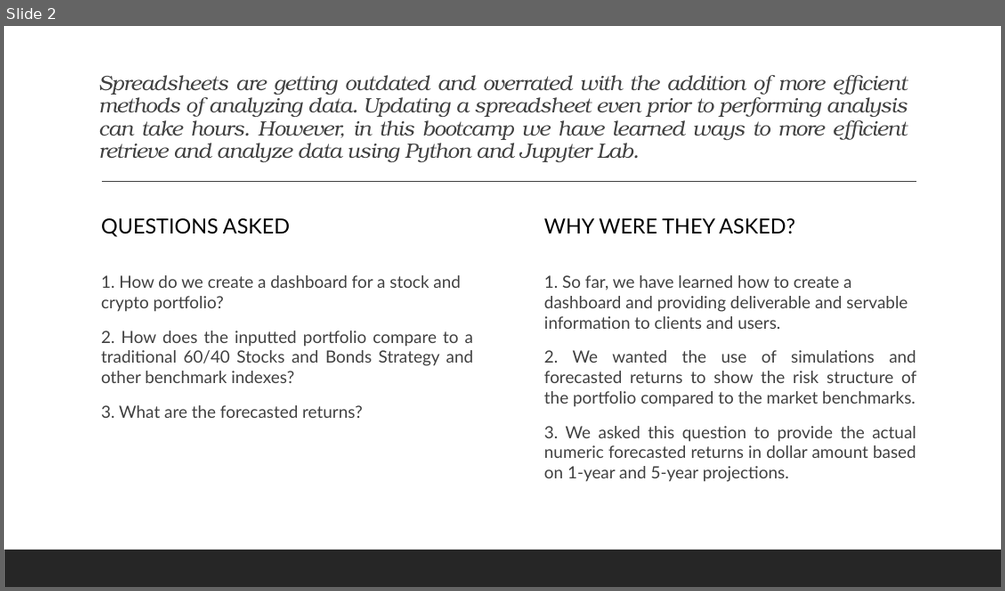
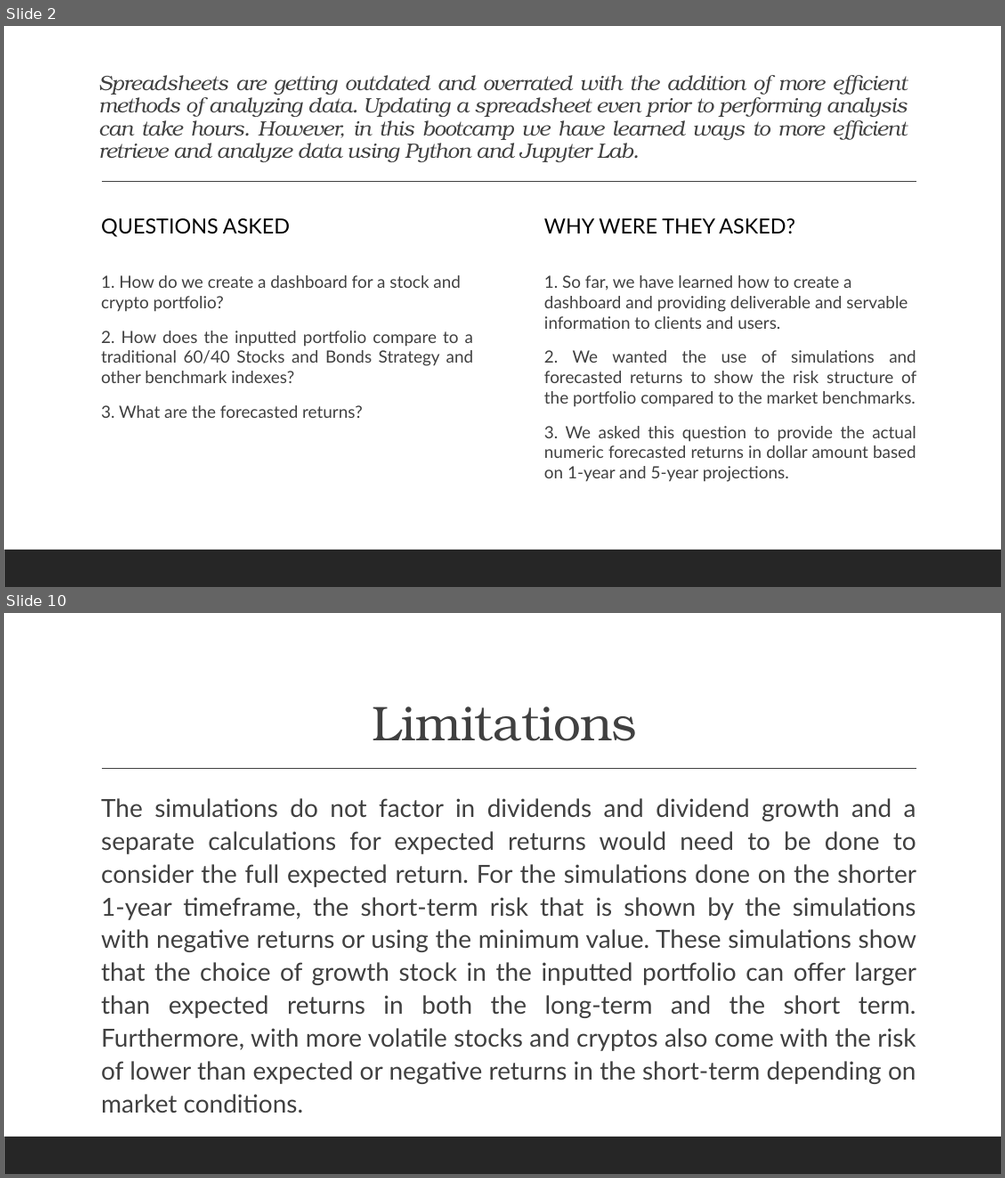
Before and after one commit to JordanCandido/Portfolio-Analysis-and-Monte-Carlo-Simulations, a slide deck: Project 1 ppt.pptx. Shown one above the other, each under a label of ours: slide 2 before the commit, slides 2 and 10 after it; the slides between them are not shown. The pictures are 1005x591 and 1005x1178 pixels, drawn with LibreOffice and Linux fonts; fonts in the diff are those of the drawing. Boxes give left, top, right and bottom in pixels: in the first picture for what was removed or moved away, otherwise in the second. Text is boxed around its words. In the diff, an @@ line names an element or a change of style, - is before the commit and + after.

```diff
--- a/Project 1 ppt.pptx
+++ b/Project 1 ppt.pptx
@@ slide 10 added at <box>4,613,1001,1174</box>, background #FFFFFF; not listed: 2 template elements that a slide beside it also shows @@
@@ title added at <box>372,706,638,741</box>, 47 pt, text #404040 @@
+Limitations
@@ text added at <box>101,798,916,1084</box>, 24 pt, text #404040 @@
+  The simulations do not factor in dividends and dividend growth and a separate calculations for expected returns would need to be done to consider the full expected return. For the simulations done on the shorter 1-year timeframe, the short-term risk that is shown by the simulations with negative returns or using the minimum value. These simulations show that the choice of growth stock in the inputted portfolio can offer larger than expected returns in both the long-term and the short term. Furthermore, with more volatile stocks and cryptos also come with the risk of lower than expected or negative returns in the short-term depending on market conditions.
```
Also in this commit, not shown: 2 slides changed, 7 other slides added.
